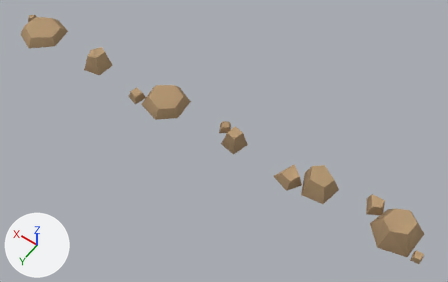
An edit to the glTF model assets/hellrider/environment/rocks.glb, drawn before and after from the same camera.
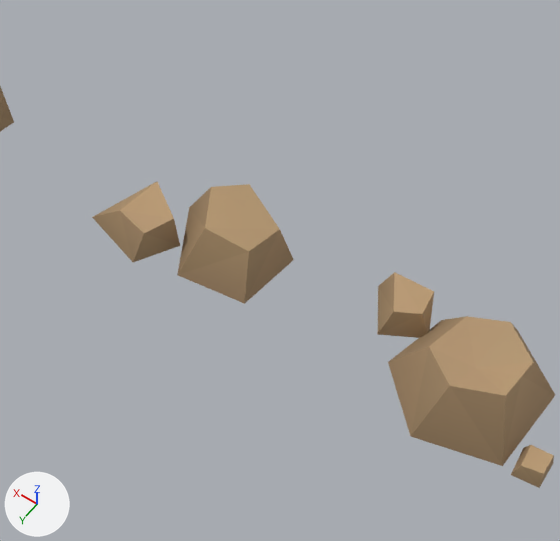
The first picture shows the older version from a camera (50 mm lens) standing at (-20.2, 24.9, 38.3) and looking at (-2.5, 0.2, -0.5). The close-ups show the older and then the newer version on the part from 54% to 95% of the width and 37% to 100% of the height of that picture. Only the edits that show in the close-ups are written down. The axes (+X, +Y, +Z) are drawn at lower left. The lights are the same throughout. Vertices at exactly the same position are counted once.

Script lines for the objects in view, before the commit:
```python
me_rock_big = bpy.data.meshes.new('rock_big')
me_rock_big.from_pydata(...)  # 31 vertices, 50 faces; spans x -2.68..2.68, y -1.98..1.98, z 0.0..1.74
me_rock_big.materials.append(mat_surface)
me_rock_twin = bpy.data.meshes.new('rock_twin')
me_rock_twin.from_pydata(...)  # 18 vertices, 28 faces; spans x -2.32..2.32, y -1.64..1.64, z 0.0..1.46
me_rock_twin.materials.append(mat_surface)
ob_rock_big = bpy.data.objects.new('rock_big', me_rock_big)
ob_rock_big.location = (-17.0, 0.0, 0.0)
ob_rock_twin = bpy.data.objects.new('rock_twin', me_rock_twin)
ob_rock_twin.location = (-10.0, 0.0, 0.0)
```
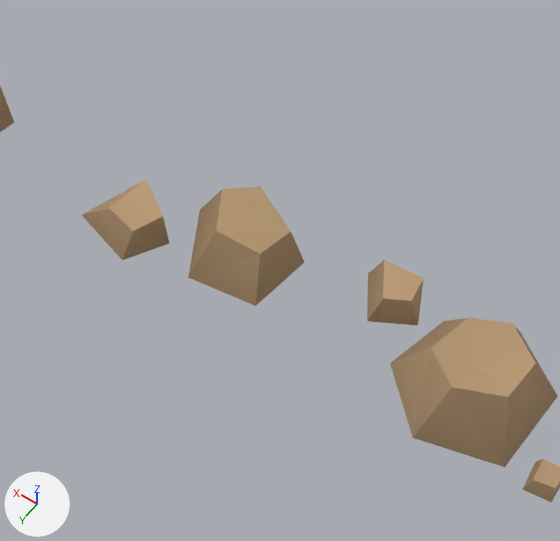
What differs and where, as boxes [x1, y1, x2, y2] in the close-ups (560 x 541 px; the box of a moved part takes in the faces that stretch with it):
```json
{"object": "rock_big", "change": "reshaped", "before": [377, 272, 555, 488], "after": [367, 260, 560, 502]}
{"object": "rock_twin", "change": "reshaped", "before": [92, 182, 293, 304], "after": [82, 179, 304, 306], "on screen": "10% wider"}
{"part": 1, "of": "me_rock_big", "change": "moved or reshaped", "before": [377, 272, 434, 338], "after": [367, 260, 424, 325]}
{"part": 2, "of": "me_rock_big", "change": "moved or reshaped", "before": [511, 445, 554, 488], "after": [523, 459, 560, 502]}
{"part": 3, "of": "me_rock_big", "change": "recoloured", "before": [388, 293, 554, 474], "after": [390, 280, 560, 488]}
{"part": 4, "of": "me_rock_twin", "change": "moved or reshaped", "before": [177, 184, 293, 304], "after": [188, 187, 304, 306]}
{"part": 5, "of": "me_rock_twin", "change": "moved or reshaped", "before": [92, 182, 180, 262], "after": [82, 179, 169, 260]}
```

Edits to the scene script, one JSON object a line:
```json
{"block": "me_rock_big", "where": "# used by ob_rock_big; location = (-17.0, 0.0, 0.0)"}
{"op": "remove", "block": "me_rock_big", "code": "me_rock_big.from_pydata(...)  # 31 vertices, 50 faces; spans x -2.68..2.68, y -1.98..1.98, z 0.0..1.74"}
{"op": "add", "block": "me_rock_big", "code": "me_rock_big.from_pydata(...)  # 31 vertices, 50 faces; spans x -3.05..3.05, y -1.98..1.98, z 0.0..1.74"}
{"block": "me_rock_big", "change": "me_rock_big part 1: the loose piece of 8 vertices spanning x 1.05..2.68, y -1.73..0.02, z 0.0..0.78 is moved by (0.37, -0.18, 0.0)"}
{"block": "me_rock_big", "change": "me_rock_big part 2: the loose piece of 8 vertices spanning x -2.68..-1.98, y 0.74..1.55, z 0.0..0.48 is moved by (-0.37, 0.17, 0.0)"}
{"block": "me_rock_big", "change": "me_rock_big part 3: 11 kept faces spanning x -3.05..3.05, y -1.91..1.98, z 0.0..1.55 get new vertex colours; the middle colour goes from brown #a08664 to brown #a48966"}
{"block": "me_rock_big", "change": "other edits to the shape of me_rock_big do not show in these pictures"}
{"block": "me_rock_twin", "where": "# used by ob_rock_twin; location = (-10.0, 0.0, 0.0)"}
{"op": "remove", "block": "me_rock_twin", "code": "me_rock_twin.from_pydata(...)  # 18 vertices, 28 faces; spans x -2.32..2.32, y -1.64..1.64, z 0.0..1.46"}
{"op": "add", "block": "me_rock_twin", "code": "me_rock_twin.from_pydata(...)  # 18 vertices, 28 faces; spans x -2.56..2.56, y -1.73..1.73, z 0.0..1.46"}
{"block": "me_rock_twin", "change": "me_rock_twin part 4: the loose piece of 10 vertices spanning x -2.32..0.53, y -1.64..1.33, z 0.0..1.46 is moved by (-0.24, -0.1, 0.0)"}
{"block": "me_rock_twin", "change": "me_rock_twin part 5: the loose piece of 8 vertices spanning x 0.12..2.32, y -0.4..1.64, z 0.0..0.99 is moved by (0.24, 0.09, 0.0)"}
```
